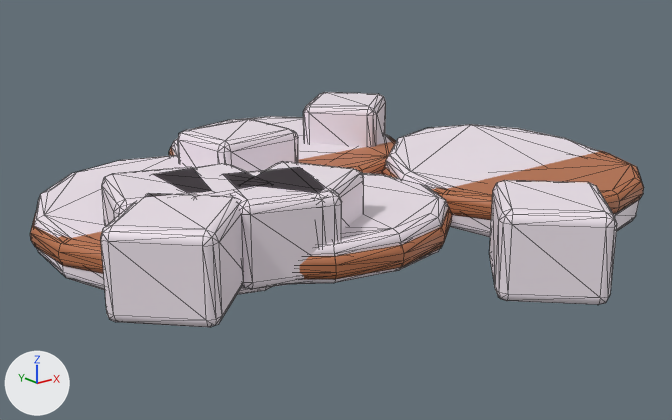
Two versions of the glTF model assets/kitchen/ingredient_states/Onion_Chopped.glb, one commit apart.
One viewpoint serves both versions: a camera (50 mm lens) standing at (-0.0795, -0.1049, 0.0493) and looking at (0.0108, 0.008, 0.0041). Every picture has the same lights, and +X, +Y and +Z are marked at lower left. The first picture is the older version. Mesh edges are drawn as thin lines. Vertices at exactly the same position are counted once.

In view in the first picture: 'Onion_Chopped'.
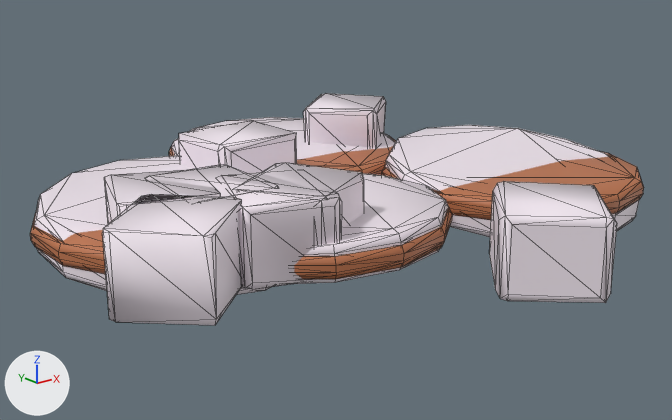
Boxes [x1, y1, x2, y2] around the edits, measured in the pictures (672 x 420 px):
'Onion_Chopped', reshaped: before [30, 92, 644, 327]; after [30, 93, 644, 325]
part 1 of me_onion_chopped_001, deleted: before [33, 92, 641, 327]

The change, as a list of edits to the scene's bpy script:
```text
Change me_onion_chopped_001:
    used by ob_onion_chopped; location = (0.0, 0.0, 0.0018)
    remove me_onion_chopped_001.from_pydata(...)  # 1120 vertices, 2176 faces; spans x -0.0377..0.0649, y -0.0434..0.0582, z -0.0016..0.014
    add me_onion_chopped_001.from_pydata(...)  # 725 vertices, 1386 faces; spans x -0.0375..0.0649, y -0.0432..0.0582, z -0.0014..0.0136
    me_onion_chopped_001 part 1: 395 vertices removed from x -0.0377..0.0634, y -0.0434..0.0567, z -0.0016..0.014
```
